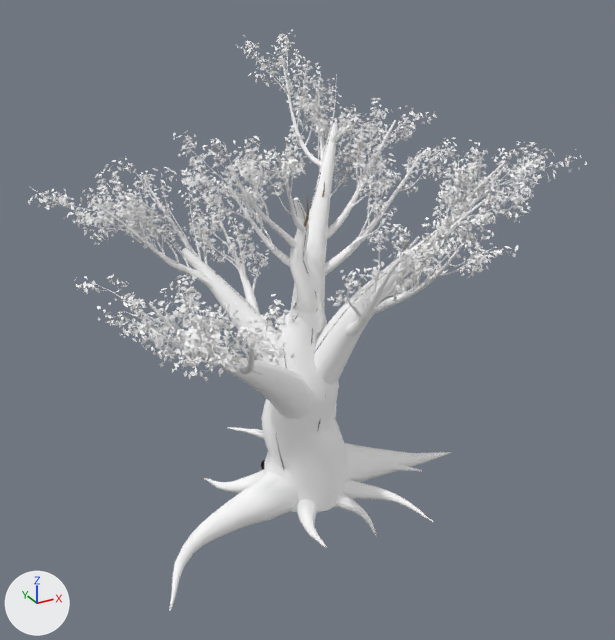
The glTF model assets/models/ancient_tree/variants/variant_05/ancient_tree_05_lod1.glb as it was, and as the next commit left it.
Camera for both pictures: a 50 mm lens placed at (-17.2, -31.7, 25.6), pointed at (0.3, 0.1, 9.7). Every picture has the same lights, and +X, +Y and +Z are marked at lower left. The picture after the commit comes second. Vertices at exactly the same position are counted once.

The scene before the commit, as lines of its bpy script (objects in view):
```python
ob_ancientleaves_lod1 = bpy.data.objects.new('AncientLeaves_LOD1', me_ancientleaves_mesh_001)
ob_ancientleaves_lod1.location = (0.0, 0.0, 0.0)
ob_ancienttreewood_lod1 = bpy.data.objects.new('AncientTreeWood_LOD1', me_trunkcore_curve_001)
ob_ancienttreewood_lod1.location = (0.0, 0.0, 0.0)
ob_finebranches_lod1 = bpy.data.objects.new('FineBranches_LOD1', me_finebranches_curve_001)
ob_finebranches_lod1.location = (0.0, 0.0, 0.0)
```
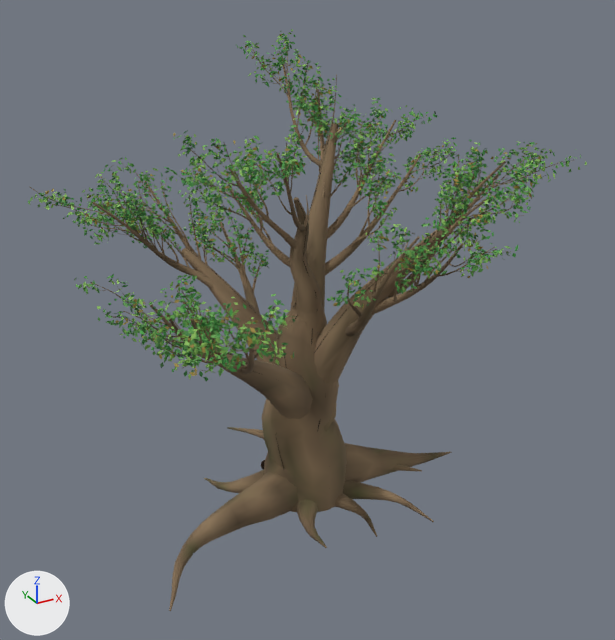
What differs and where, as boxes (x1, y1, x2, y2) in the pictures (615 x 640 px):
'AncientTreeWood_LOD1', recoloured: (29, 46, 565, 611) in both
'AncientLeaves_LOD1', recoloured: (28, 29, 587, 381) in both
'FineBranches_LOD1', recoloured: (42, 35, 573, 371) in both

The change, as a list of edits to the scene's bpy script:
```text
Change mat_ancientbark:
    where n0 = _N.new('ShaderNodeBsdfPrincipled'); n0.name = 'Principled BSDF'
    remove n0.inputs[0].default_value = (1.0, 1.0, 1.0, 1.0)  # 'Base Color', white #ffffff
    add n2 = _N.new('ShaderNodeVertexColor'); n2.name = 'Color Attribute'
    add _L.new(n2.outputs[0], n0.inputs[0])  # 'Color' to 'Base Color'
Change mat_leafforest:
    where n0 = _N.new('ShaderNodeBsdfPrincipled'); n0.name = 'Principled BSDF'
    remove n0.inputs[0].default_value = (1.0, 1.0, 1.0, 1.0)  # 'Base Color', white #ffffff
    add n2 = _N.new('ShaderNodeVertexColor'); n2.name = 'Color Attribute'
    add _L.new(n2.outputs[0], n0.inputs[0])  # 'Color' to 'Base Color'
Change mat_leafsage:
    where n0 = _N.new('ShaderNodeBsdfPrincipled'); n0.name = 'Principled BSDF'
    remove n0.inputs[0].default_value = (1.0, 1.0, 1.0, 1.0)  # 'Base Color', white #ffffff
    add n2 = _N.new('ShaderNodeVertexColor'); n2.name = 'Color Attribute'
    add _L.new(n2.outputs[0], n0.inputs[0])  # 'Color' to 'Base Color'
Change mat_leafsunlit:
    where n0 = _N.new('ShaderNodeBsdfPrincipled'); n0.name = 'Principled BSDF'
    remove n0.inputs[0].default_value = (1.0, 1.0, 1.0, 1.0)  # 'Base Color', white #ffffff
    add n2 = _N.new('ShaderNodeVertexColor'); n2.name = 'Color Attribute'
    add _L.new(n2.outputs[0], n0.inputs[0])  # 'Color' to 'Base Color'
Change mat_leafdry:
    where n0 = _N.new('ShaderNodeBsdfPrincipled'); n0.name = 'Principled BSDF'
    remove n0.inputs[0].default_value = (1.0, 1.0, 1.0, 1.0)  # 'Base Color', white #ffffff
    add n2 = _N.new('ShaderNodeVertexColor'); n2.name = 'Color Attribute'
    add _L.new(n2.outputs[0], n0.inputs[0])  # 'Color' to 'Base Color'
Change me_trunkcore_curve_001:
    where me_trunkcore_curve_001.from_pydata(...)  # 11321 vertices, 17360 faces; spans x -10.2..9.8, y -9.6..10.6, z 0.0..21.1
    used by ob_ancienttreewood_lod1; location = (0.0, 0.0, 0.0)
    me_trunkcore_curve_001 part 1: vertex colours changed
Change me_ancientleaves_mesh_001:
    where me_ancientleaves_mesh_001.from_pydata(...)  # 37124 vertices, 20985 faces; spans x -10.3..10.6, y -10.0..11.0, z 9.8..21.6
    used by ob_ancientleaves_lod1; location = (0.0, 0.0, 0.0)
    me_ancientleaves_mesh_001 part 2: vertex colours changed
```
